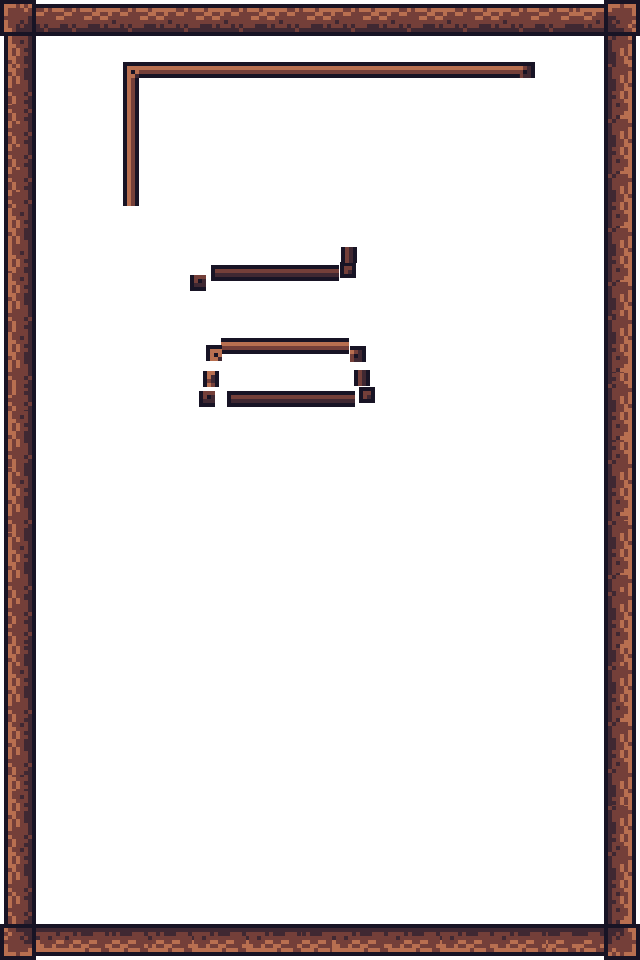
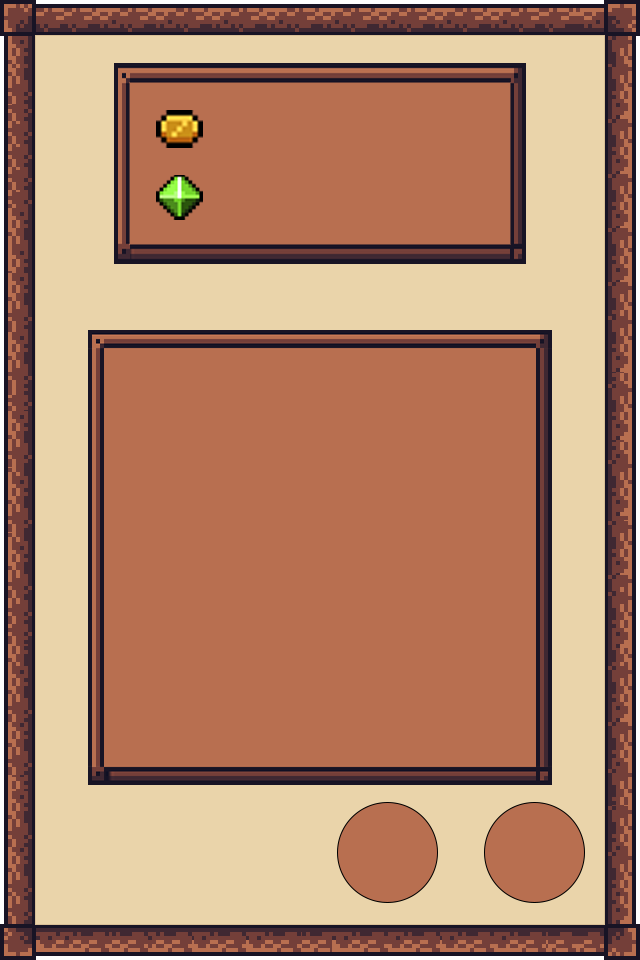
Comparing the layer stacks of the two (640, 960) images. Changes:
added layer "楕円形 2" above "楕円形 1" over box(484, 802, 585, 903)
added layer "楕円形 1" above "レイヤー 21" over box(337, 802, 438, 903)
renamed "レイヤー 11" to "レイヤー 21", painted on it over box(88, 330, 552, 785)
renamed "レイヤー 5" to "miniFrame", painted on it over box(114, 62, 526, 264)
removed layer "レイヤー 18" over box(203, 371, 219, 387)
removed layer "レイヤー 14" over box(354, 370, 370, 386)
removed layer "レイヤー 4" over box(341, 247, 357, 263)
removed layer "レイヤー 19" over box(123, 78, 139, 206)
removed layer "レイヤー 12" over box(221, 338, 349, 354)
removed layer "レイヤー 6" over box(136, 62, 520, 78)
removed layer "レイヤー 13" over box(350, 347, 366, 362)
removed layer "レイヤー 7" over box(519, 62, 535, 78)
removed layer "レイヤー 17" over box(199, 391, 215, 407)
removed layer "レイヤー 8" over box(190, 275, 206, 291)
removed layer "レイヤー 16" over box(211, 265, 339, 281)
removed layer "レイヤー 9" over box(227, 391, 355, 407)
removed layer "レイヤー 15" over box(359, 387, 375, 403)
removed layer "レイヤー 10" over box(340, 262, 356, 278)
painted on "Frame" over box(35, 35, 605, 925)
